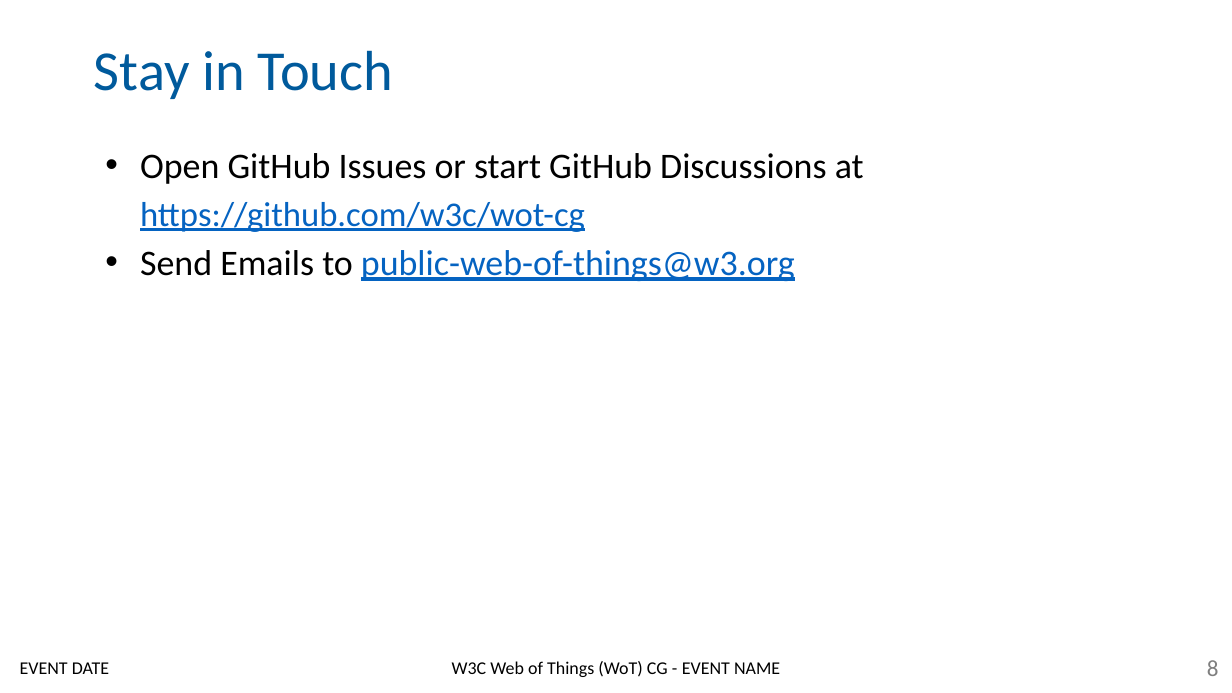
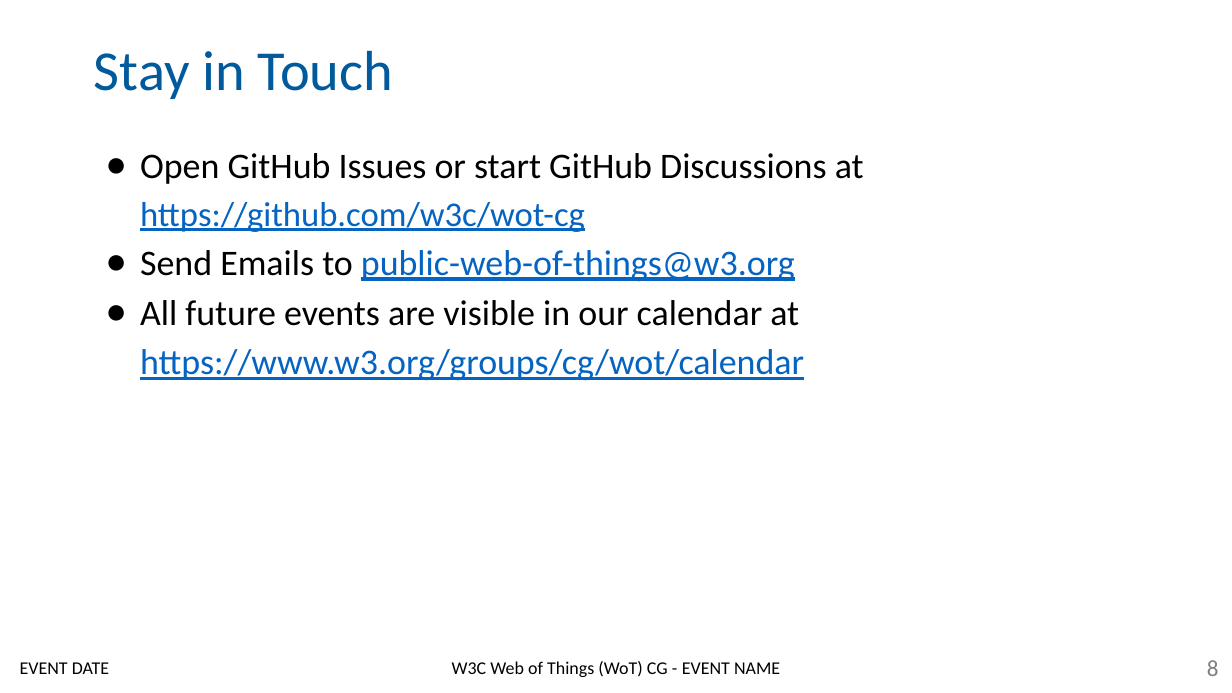
Before and after one commit to w3c/wot-cg, a slide deck: slide 8 of Presentations/Templates/WoT-CG-Template.pptx. Drawn at 1232x693 pixels with LibreOffice and Linux fonts; fonts in the diff are those of the drawing; background and template pictures are left out. Boxes give left, top, right and bottom in pixels: in the first picture for what was removed or moved away, otherwise in the second. Text is boxed around its words. In the diff, an @@ line names an element or a change of style, - is before the commit and + after.

```diff
--- a/Presentations/Templates/WoT-CG-Template.pptx
+++ b/Presentations/Templates/WoT-CG-Template.pptx
@@ text at [140,300,804,380]: paragraph added @@
+● All future events are visible in our calendar at https://www.w3.org/groups/cg/wot/calendar
```
Also in this commit, not shown: 5 other slides changed, 1 slide added, 1 other file.
